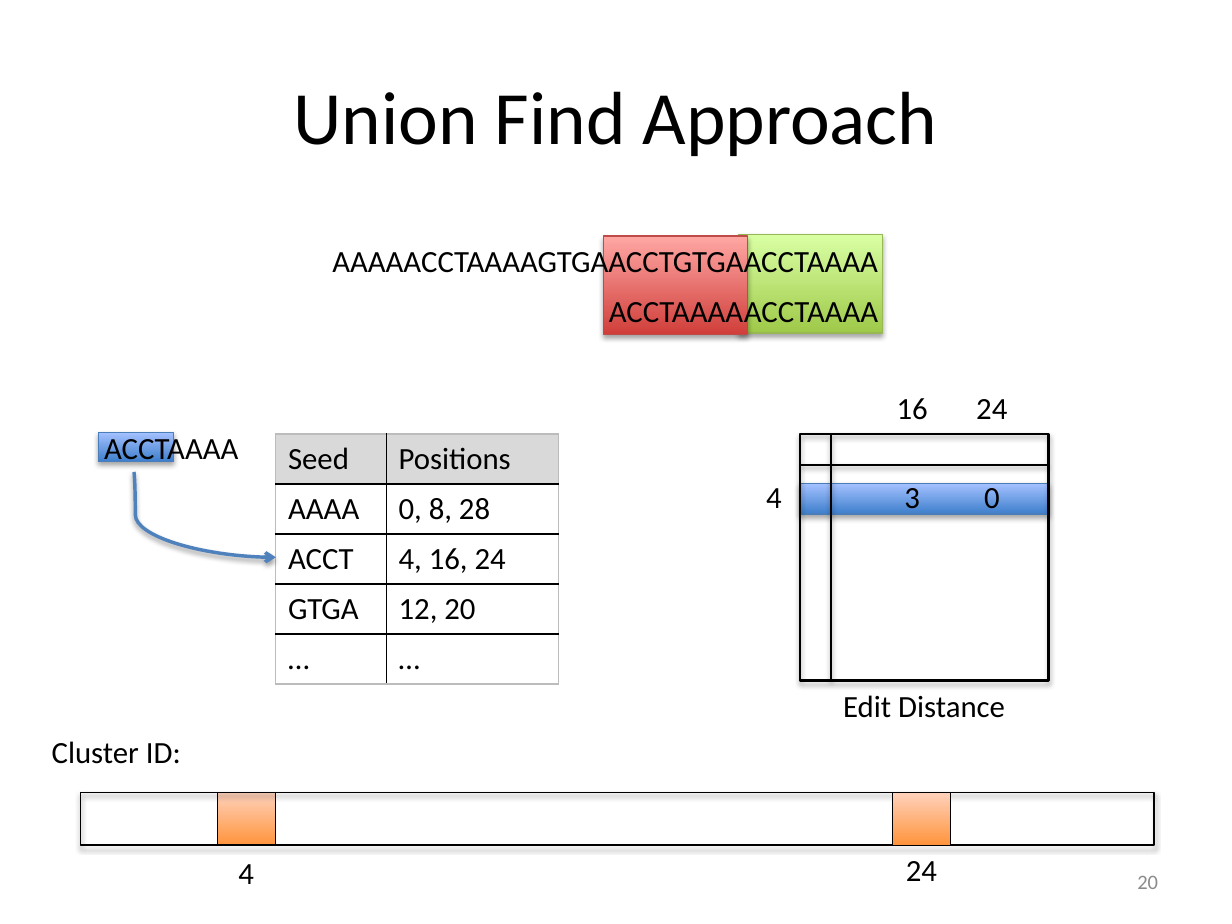
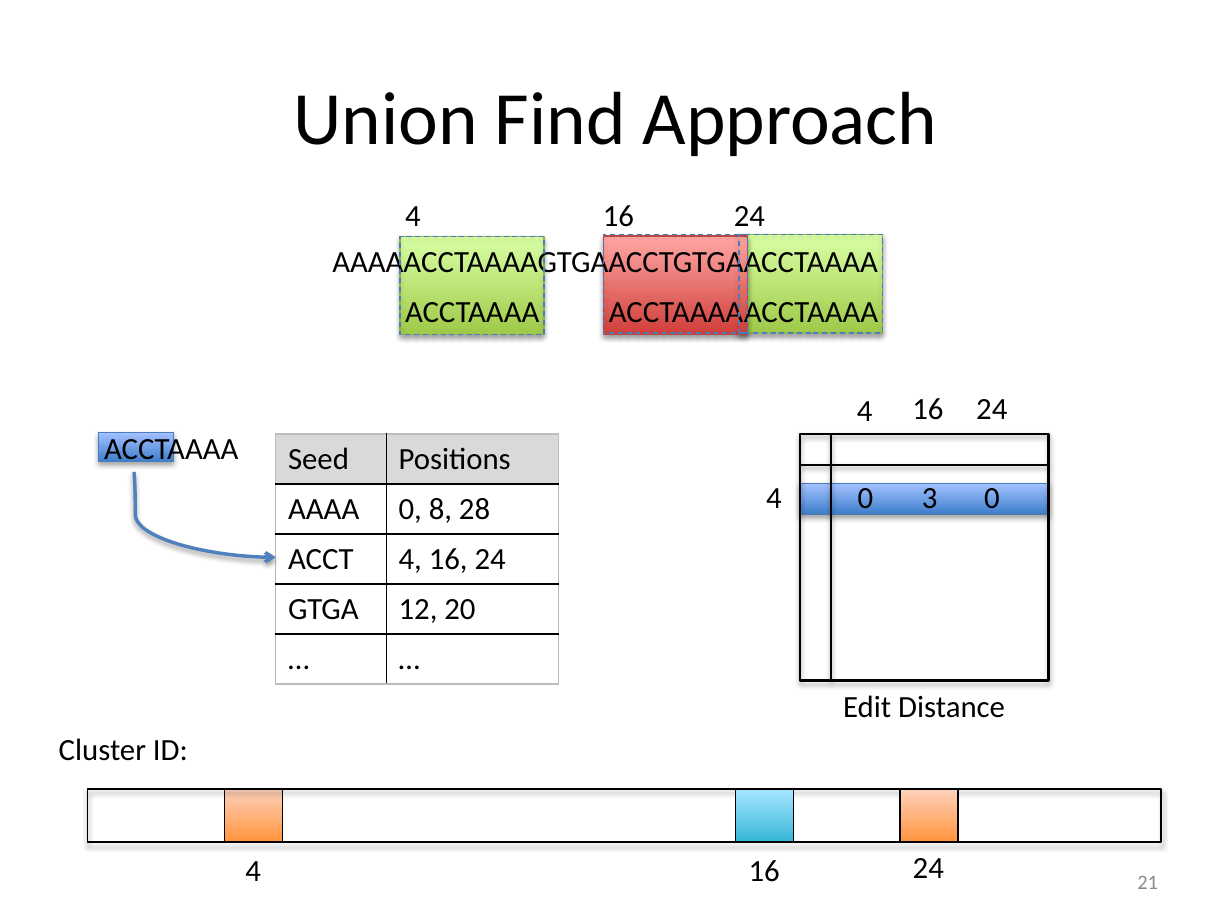
Before and after one commit to kristalcurtis/quals, a slide deck: slide 22 of slides/11.26.12 Quals (v2a).pptx (slide 21 before the commit). Drawn at 1232x924 pixels with LibreOffice and Linux fonts; fonts in the diff are those of the drawing. Boxes give left, top, right and bottom in pixels: in the first picture for what was removed or moved away, otherwise in the second. Text is boxed around its words. In the diff, an @@ line names an element or a change of style, - is before the commit and + after.

```diff
--- a/slides/11.26.12 Quals (v2a).pptx
+++ b/slides/11.26.12 Quals (v2a).pptx
@@ text added at [405, 206, 421, 226], 18 pt, text #000000 @@
+4
@@ text added at [603, 205, 634, 227], 18 pt, text #000000 @@
+16
@@ text added at [734, 206, 765, 226], 18 pt, text #000000 @@
+24
@@ rectangle added at [400, 237, 545, 335], fill gradient #A0CA4A to #DAFFA5, outline #98B955 0.75 pt @@
@@ rectangle added at [400, 237, 545, 335], outline #4B7EBC 0.75 pt dashed @@
@@ rectangle added at [604, 235, 748, 334], outline #4B7EBC 0.75 pt dashed @@
@@ rectangle added at [739, 235, 883, 334], outline #4B7EBC 0.75 pt dashed @@
@@ text added at [405, 302, 539, 322], 18 pt, text #000000 @@
+ACCTAAAA
@@ text "16": place and size @@
-text "16" at [897, 398, 928, 420]
+text "16" at [912, 398, 943, 420]
@@ text added at [857, 401, 873, 421], 18 pt, text #000000 @@
+4
@@ text "3": place and size @@
-text "3" at [904, 484, 920, 517]
+text "3" at [922, 484, 938, 517]
@@ text added at [858, 484, 874, 517], 18 pt, text #000000 @@
+0
@@ text "Cluster ID:": place and size @@
-text "Cluster ID:" at [52, 741, 181, 764]
+text "Cluster ID:" at [59, 738, 188, 761]
@@ 3 rectangles: place and size @@
-3 rectangles at [80, 792, 1153, 845]
+3 rectangles at [87, 790, 1161, 843]
@@ rectangle added at [736, 790, 793, 843], fill gradient #39B7D8 to #A7E6FF, outline #000000 0.75 pt @@
@@ rectangle: place and size @@
-rectangle at [892, 792, 950, 845]
+rectangle at [901, 790, 958, 843]
@@ text "4": place and size @@
-text "4" at [238, 864, 254, 884]
+text "4" at [245, 861, 261, 881]
@@ text added at [749, 860, 780, 882], 18 pt, text #000000 @@
+16
@@ text "24": place and size @@
-text "24" at [906, 861, 937, 881]
+text "24" at [913, 858, 944, 878]
@@ page number at [1137, 876, 1158, 889]: text changed @@
-20
+21
```
Also in this commit, not shown: 11 other slides changed, 1 slide added.
